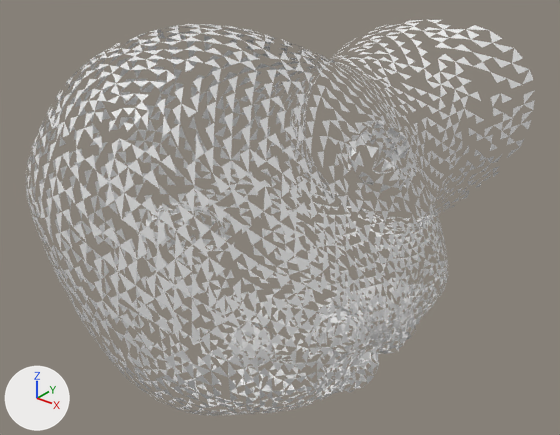
The OBJ model watertight_dataset/HumanHead/D00072.obj as it was, and as the next commit left it.
Camera for both pictures: a camera (50 mm lens) standing at (1.16, -4.05, 1.65) and looking at (-1.09, -1.23, -0.1). Arrows for +X, +Y and +Z are at lower left; the lights stay in place. Where no turn or scale is listed for an object, it has been applied to the vertices.

In view in the first picture: 'D00072'.
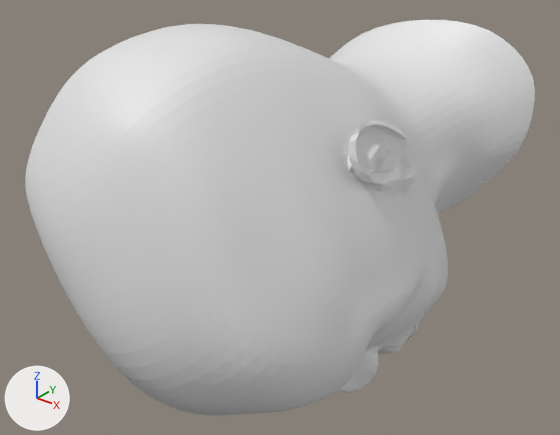
Changed parts and their boxes (x1, y1, x2, y2) in the pictures (560 x 435 px):
'D00072', reshaped: before (26, 20, 535, 416); after (25, 20, 535, 416)
part 1 of me_d00072, added: after (25, 20, 528, 413)

Diff of the bpy script that builds the scene:
```diff
--- a/watertight_dataset/HumanHead/D00072.obj.py
+++ b/watertight_dataset/HumanHead/D00072.obj.py
@@ me_d00072 @@
 # used by ob_d00072; location = (0.0, 0.0, 0.0)
-me_d00072.from_pydata(...)  # 5020 vertices, 2958 faces; spans x -1.98..-0.28, y -2.43..0.0, z -0.95..0.92
+me_d00072.from_pydata(...)  # 5299 vertices, 10553 faces; spans x -1.98..-0.28, y -2.43..0.0, z -0.95..0.92
+# me_d00072 part 1: 279 vertices added at x -1.92..-0.29, y -2.41..0.0, z -0.92..0.9
```
